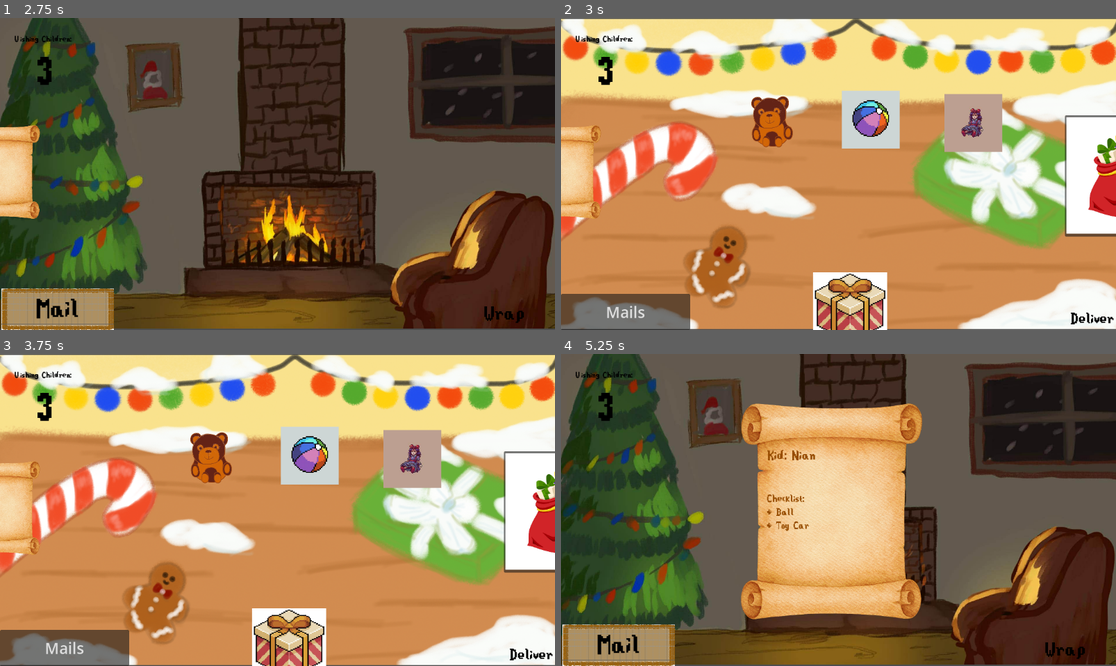
Above: before the commit, frames 1-4 (two rows, left to right).
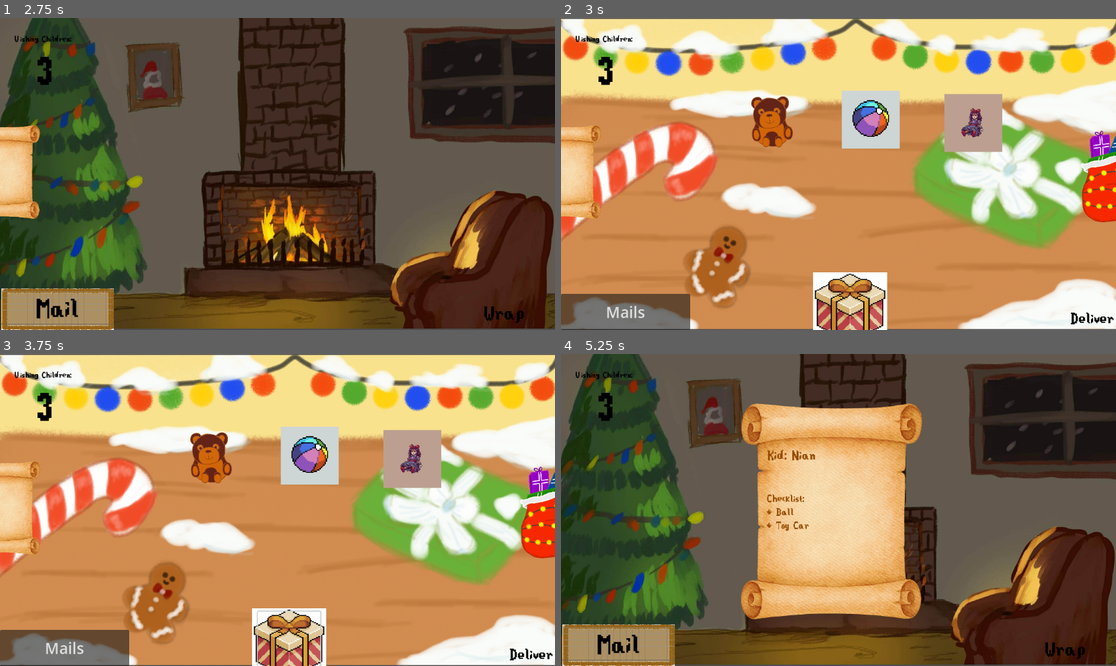
Above: after the commit, the same moments.

Repository: ApolloSun05/When-Elves-Are-Gone
Game: Godot game, scene res://scenes/main scenes/mailarea.tscn
The game is run twice, just before and just after one commit, with the same random seed, the same clock (stepped at 60 frames per second) and the same inputs.
Inputs (mouse positions are in pixels of both pictures, inside the frame that each line leads up to):
- Up to frame 1 (2.75 s): click "Mail" at 0.5 s; click (283, 155) at 1.25 s; click "Make Wish" at 2 s
- Up to frame 2 (3 s): click "Wrap" at 2.75 s
- Up to frame 3 (3.75 s): click (288, 644) at 3.52 s
- Up to frame 4 (5.25 s): click "Mails" at 4.25 s; click (561, 506) at 5 s

Frame 1 is identical in both runs. In frame 2, 3.0% of the frame differs, in the area x 90-100%, y 31-71%; in frame 3, 3.1%, in the area x 46-100%, y 31-100%; in frame 4, nothing differs.

Commit message:
jhxdhasisjo

Diff:
--- a/project.godot
+++ b/project.godot
@@ -22,6 +22,7 @@
 [display]
 
 mouse_cursor/custom_image="uid://lt4lopbcdjnj"
+mouse_cursor/tooltip_position_offset=Vector2(0, 0)
 
 [input]
 
--- a/scenes/canvas scenes/giftbox.tscn
+++ b/scenes/canvas scenes/giftbox.tscn
@@ -23,4 +23,12 @@
 offset_bottom = 64.0
 color = Color(0.8047426, 0.80474263, 0.8047426, 1)
 
+[node name="Check_Wrapped_Toys" type="Button" parent="."]
+offset_left = -65.0
+offset_top = -67.0
+offset_right = 65.0
+offset_bottom = 65.0
+flat = true
+
 [connection signal="wrapped" from="." to="." method="_on_wrapped"]
+[connection signal="pressed" from="Check_Wrapped_Toys" to="." method="_on_check_wrapped_toys_pressed"]
--- a/scenes/canvas scenes/inventory_slot.tscn
+++ b/scenes/canvas scenes/inventory_slot.tscn
@@ -1,6 +1,7 @@
-[gd_scene load_steps=2 format=3 uid="uid://c7h7gxaieqok7"]
+[gd_scene load_steps=3 format=3 uid="uid://c7h7gxaieqok7"]
 
 [ext_resource type="Script" uid="uid://bkjioiksnbskv" path="res://scripts/inventory_slot.gd" id="1_gsdo5"]
+[ext_resource type="Texture2D" uid="uid://clwgrsmmf1krq" path="res://assets/gift wrapper.png" id="2_lqx2r"]
 
 [node name="Inventory_slot" type="Control"]
 layout_mode = 3
@@ -19,15 +20,17 @@
 
 [node name="MarginContainer" type="MarginContainer" parent="."]
 layout_mode = 0
-offset_right = 200.0
-offset_bottom = 200.0
+offset_right = 150.0
+offset_bottom = 150.0
 
-[node name="Panel" type="Panel" parent="MarginContainer"]
-layout_mode = 2
+[node name="Sprite2D" type="Sprite2D" parent="MarginContainer"]
+position = Vector2(79, 67)
+scale = Vector2(0.08, 0.08)
+texture = ExtResource("2_lqx2r")
 
 [node name="MarginContainer" type="MarginContainer" parent="MarginContainer"]
 layout_mode = 2
-theme_override_constants/margin_top = -146
+theme_override_constants/margin_top = -108
 
 [node name="Child_Name" type="Label" parent="MarginContainer/MarginContainer"]
 layout_mode = 2
@@ -37,8 +40,8 @@
 
 [node name="Button" type="Button" parent="."]
 layout_mode = 0
-offset_right = 201.0
-offset_bottom = 200.0
+offset_right = 150.0
+offset_bottom = 150.0
 
 [node name="Gift_Desc" type="MarginContainer" parent="."]
 visible = false
--- a/scenes/canvas scenes/inventory_ui.tscn
+++ b/scenes/canvas scenes/inventory_ui.tscn
@@ -27,6 +27,8 @@
 anchor_bottom = 1.0
 grow_horizontal = 2
 grow_vertical = 2
+theme_override_constants/h_separation = 20
+theme_override_constants/v_separation = 20
 columns = 5
 
 [node name="Inventory_slot" parent="GridContainer" instance=ExtResource("2_h45xa")]
@@ -34,3 +36,37 @@
 
 [node name="Inventory_slot2" parent="GridContainer" instance=ExtResource("2_h45xa")]
 layout_mode = 2
+
+[node name="Inventory_slot3" parent="GridContainer" instance=ExtResource("2_h45xa")]
+layout_mode = 2
+
+[node name="Inventory_slot4" parent="GridContainer" instance=ExtResource("2_h45xa")]
+layout_mode = 2
+
+[node name="Inventory_slot5" parent="GridContainer" instance=ExtResource("2_h45xa")]
+layout_mode = 2
+
+[node name="Inventory_slot6" parent="GridContainer" instance=ExtResource("2_h45xa")]
+layout_mode = 2
+
+[node name="Inventory_slot7" parent="GridContainer" instance=ExtResource("2_h45xa")]
+layout_mode = 2
+
+[node name="Inventory_slot8" parent="GridContainer" instance=ExtResource("2_h45xa")]
+layout_mode = 2
+
+[node name="Inventory_slot9" parent="GridContainer" instance=ExtResource("2_h45xa")]
+layout_mode = 2
+
+[node name="Inventory_slot10" parent="GridContainer" instance=ExtResource("2_h45xa")]
+layout_mode = 2
+
+[node name="Close_Bag" type="Button" parent="."]
+layout_mode = 0
+offset_left = 974.0
+offset_top = -57.0
+offset_right = 1024.0
+offset_bottom = -7.0
+text = "Close"
+
+[connection signal="pressed" from="Close_Bag" to="." method="_on_close_bag_pressed"]
--- a/scenes/canvas scenes/santas_bag.tscn
+++ b/scenes/canvas scenes/santas_bag.tscn
@@ -1,7 +1,7 @@
 [gd_scene load_steps=3 format=3 uid="uid://cbw7erohnxnpk"]
 
 [ext_resource type="Script" uid="uid://chrsf4j4am81" path="res://scripts/santas_bag.gd" id="1_7ycu3"]
-[ext_resource type="Texture2D" uid="uid://ydwkghle3n0" path="res://assets/santabag.jpg" id="2_wtt1m"]
+[ext_resource type="Texture2D" uid="uid://6ow6rnt7yiq2" path="res://assets/inventory bag.png" id="2_7ycu3"]
 
 [node name="Santas_Bag" type="CanvasLayer"]
 script = ExtResource("1_7ycu3")
@@ -21,10 +21,11 @@
 
 [node name="Open_Bag" type="Button" parent="MarginContainer"]
 layout_mode = 2
+flat = true
 
 [node name="Sprite2D" type="Sprite2D" parent="MarginContainer"]
 position = Vector2(124, 125)
-scale = Vector2(0.395, 0.395)
-texture = ExtResource("2_wtt1m")
+scale = Vector2(0.15, 0.15)
+texture = ExtResource("2_7ycu3")
 
 [connection signal="pressed" from="MarginContainer/Open_Bag" to="." method="_on_open_bag_pressed"]
--- a/scripts/giftbox.gd
+++ b/scripts/giftbox.gd
@@ -1,6 +1,7 @@
 extends StaticBody2D
 
 @onready var panel = $ColorRect
+@onready var Check = $Check_Wrapped_Toys
 signal wrapped(toy_name: String)
 # Called when the node enters the scene tree for the first time.
 func _ready() -> void:
@@ -19,12 +20,10 @@
 
 
 
-#func _on_area_entered(area: Area2D) -> void:
-	#var item = area.get_parent()
-	#if is_instance_of(item, Gift):
-		#print(item.toy_name)
-	#pass # Replace with function body.
-
 func _on_gifts_wrapped(toy_name: String) -> void:
 	print("WTFFF")
 	Global.current_toys.append(toy_name)
+
+
+func _on_check_wrapped_toys_pressed() -> void:
+	print("clicked")
--- a/scripts/inventory_slot.gd
+++ b/scripts/inventory_slot.gd
@@ -3,6 +3,13 @@
 @onready var Gift_Desc = $Gift_Desc
 @onready var child_name = $MarginContainer/MarginContainer/Child_Name
 @onready var gift_details: Label = $"Gift_Desc/Margin/Gift Details"
+@onready var gift_style = $MarginContainer/Sprite2D
+@onready var textures = [
+	preload("res://assets/gift wrapper.png"),
+	preload("res://assets/gift wrapper (violet_green_2).png"),
+	preload("res://assets/gift wrapper (violet_green).png"),
+	preload("res://assets/gift wrapper (red_blue).png")
+]
 # Called when the node enters the scene tree for the first time.
 func _ready() -> void:
 	Gift_Desc.visible = false
@@ -23,5 +30,6 @@
 
 func set_item(toys: Array) -> void:
 	prints("[LOG] Toys in slot:", toys)
+	gift_style.texture = textures.pick_random()
 	child_name.text = Global.current_child
 	gift_details.text = ", ".join(PackedStringArray(Global.wrapped_toys))
--- a/scripts/inventory_ui.gd
+++ b/scripts/inventory_ui.gd
@@ -1,6 +1,7 @@
 extends Control
 
 @onready var Grid = $GridContainer
+@onready var Santa_bag = $"../../Santas_Bag/MarginContainer"
 
 func _ready() -> void:
 	Global.inventory_opened.connect(func ():
@@ -25,8 +26,12 @@
 			#pass
 		else:
 			slot.set_empty()
-		print("[LOG] Slot added to inventory")
+		#print("[LOG] Slot added to inventory")
 
 func clear_grid_container():
 	for child in Grid.get_children():
 		child.queue_free()
+
+func _on_close_bag_pressed() -> void:
+	self.visible = false
+	Santa_bag.visible = true
--- a/scripts/kid.gd
+++ b/scripts/kid.gd
@@ -71,6 +71,7 @@
 	mailprinter()
 
 func _on_exitbutton_pressed() -> void:
+	print("titie")
 	Open.visible = true
 	kid.visible = false
 	exit.visible = false
